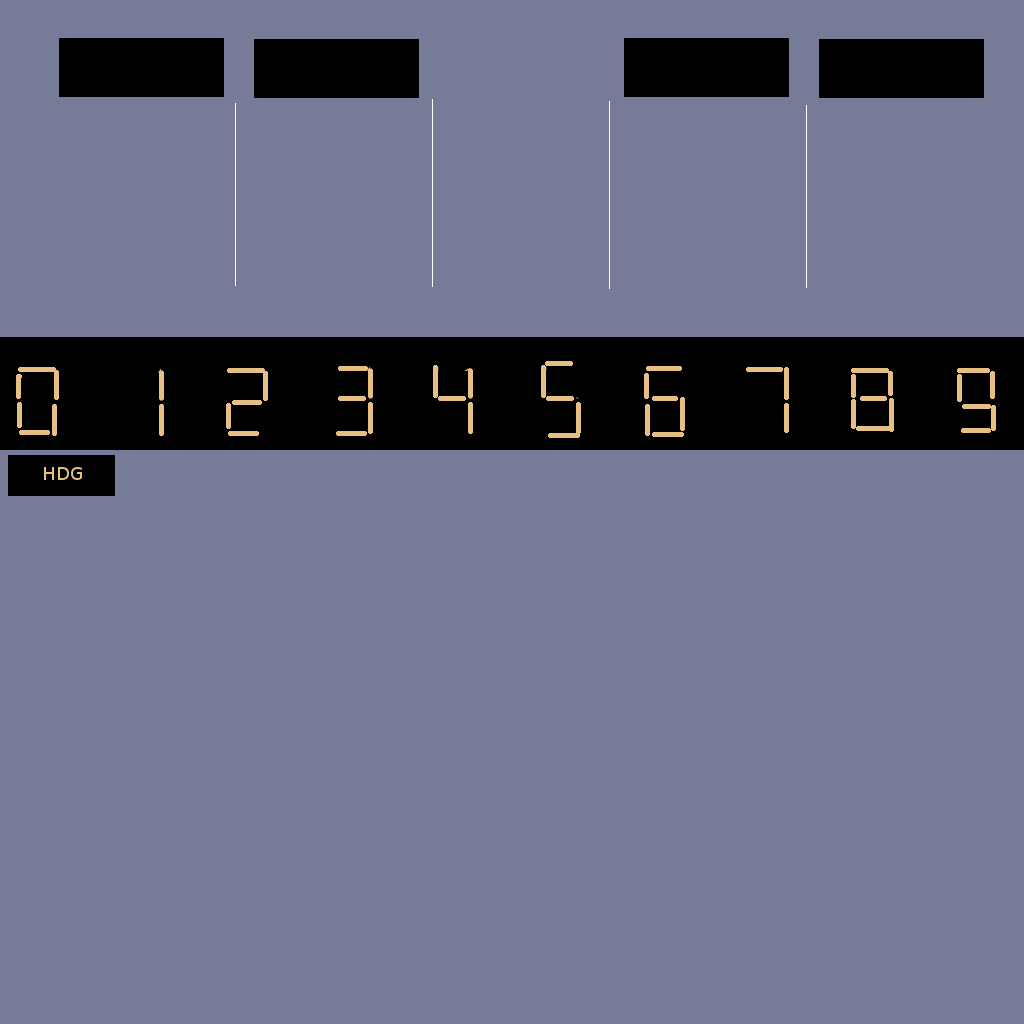
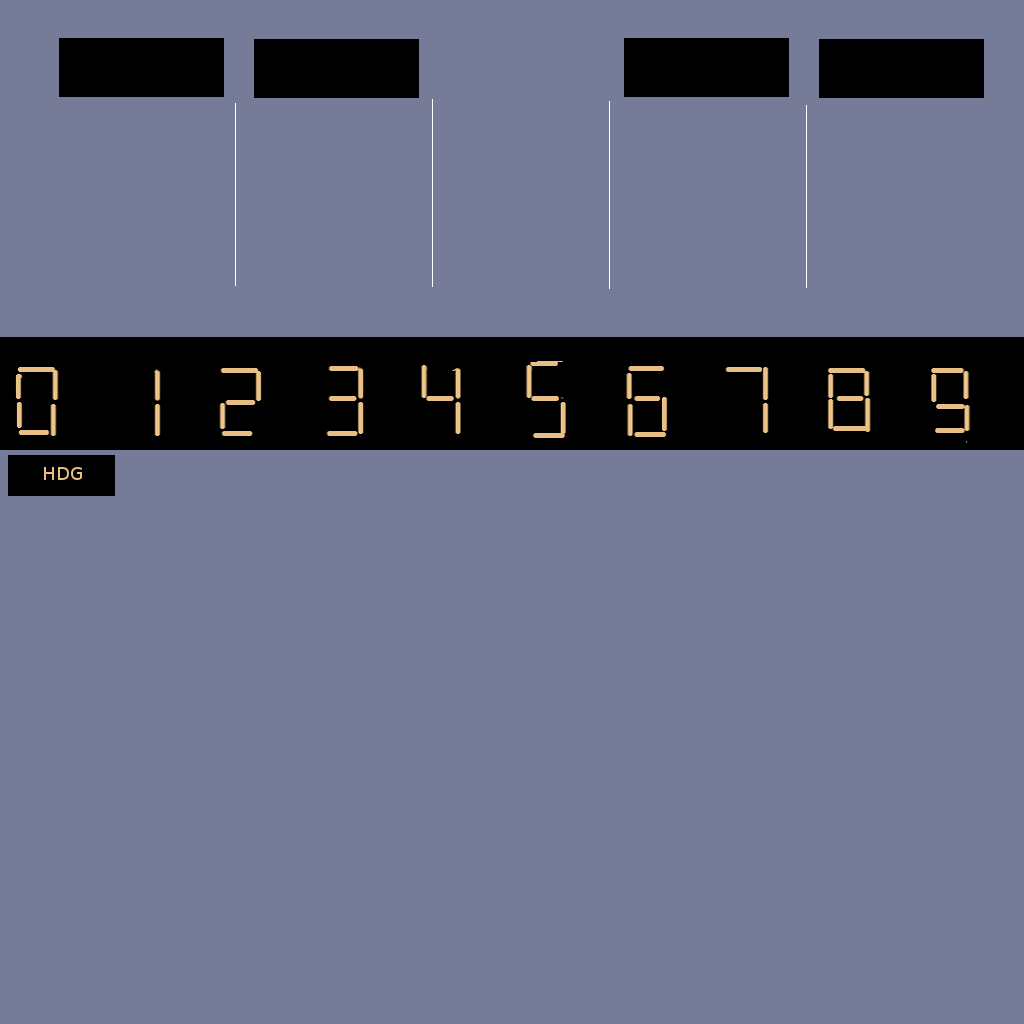
Layered file, before and after one edit (1024×1024). Changes by layer:
painted on "autopilot.png" over left=15, top=361, right=996, bottom=443
